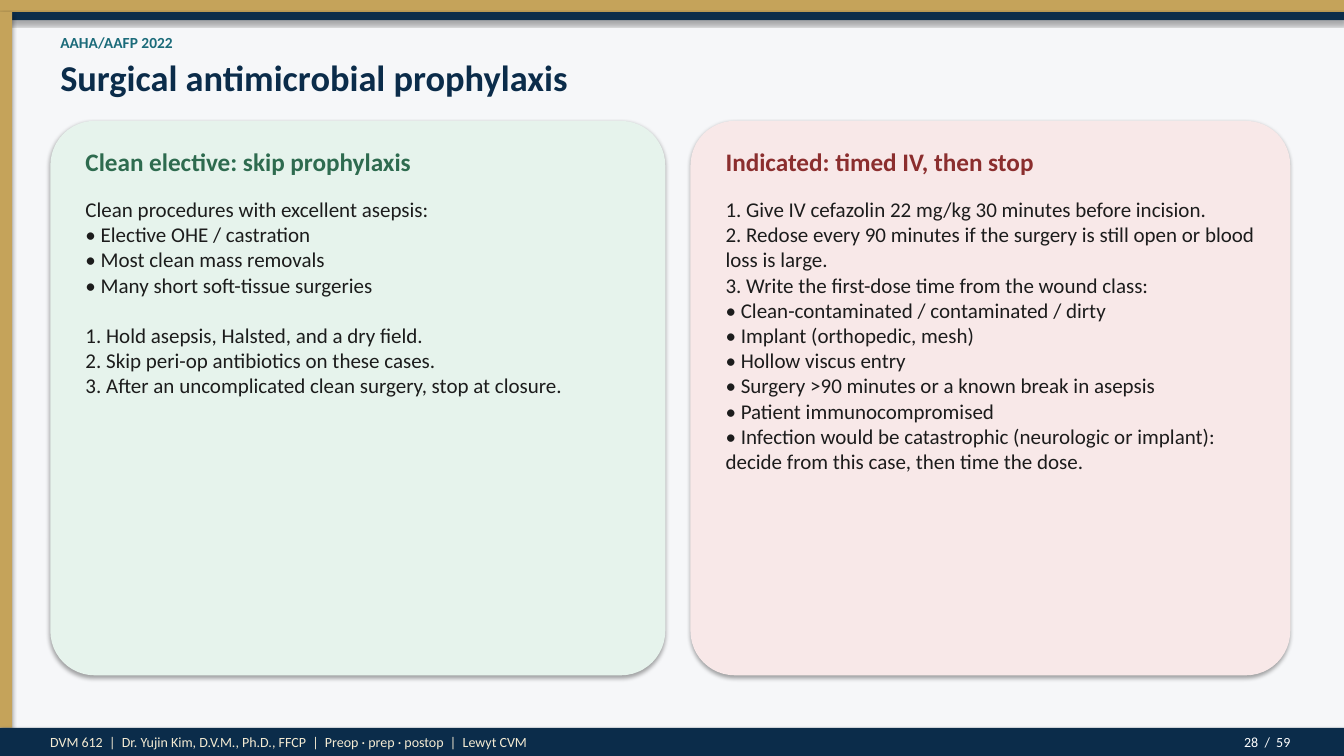
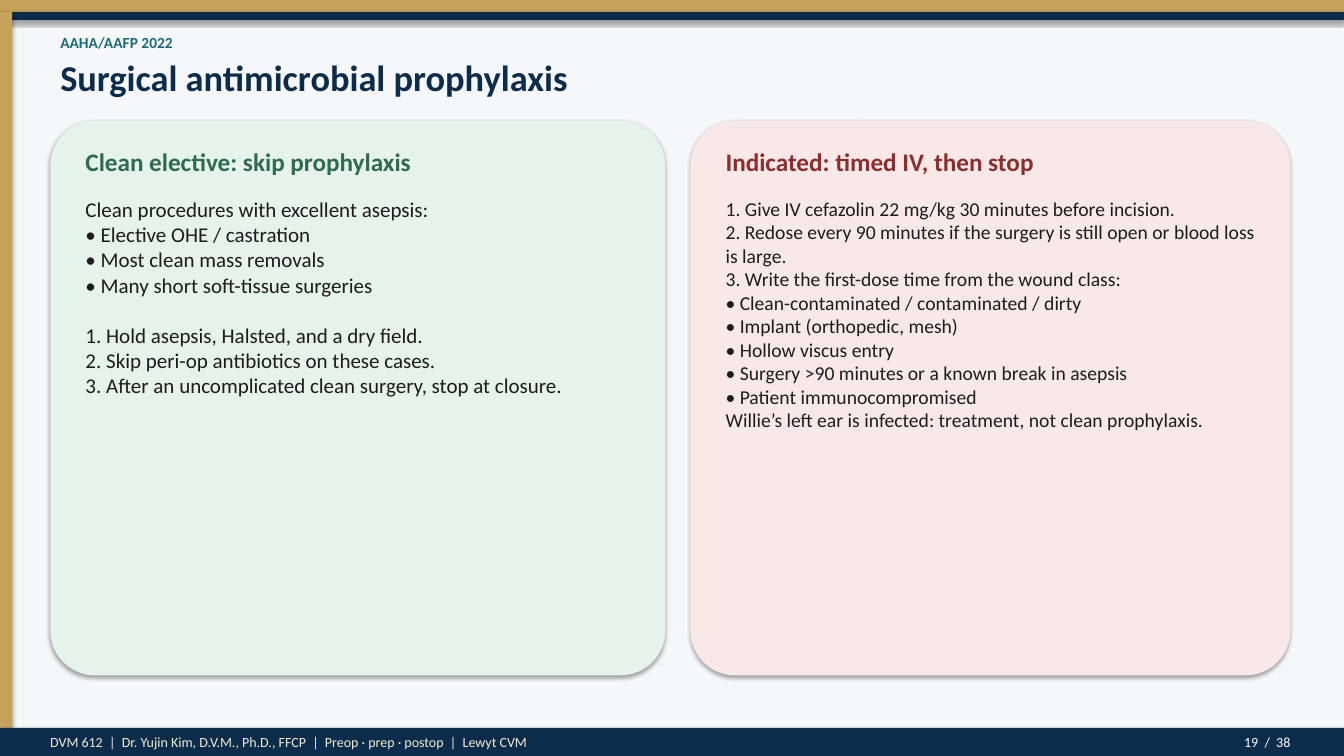
Before and after one commit to drkimvet/happycare, a slide deck: slide 19 of lectures/DVM-612_Week4_Preop_PatientPrep_Postop.pptx (slide 28 before the commit). Drawn at 1344x756 pixels with LibreOffice and Linux fonts; fonts in the diff are those of the drawing. Boxes give left, top, right and bottom in pixels: in the first picture for what was removed or moved away, otherwise in the second. Text is boxed around its words. In the diff, an @@ line names an element or a change of style, - is before the commit and + after.

```diff
--- a/lectures/DVM-612_Week4_Preop_PatientPrep_Postop.pptx
+++ b/lectures/DVM-612_Week4_Preop_PatientPrep_Postop.pptx
@@ text at (726, 202, 1254, 430): text changed; size 15 to 14 pt @@
-1. Give IV cefazolin 22 mg/kg 30 minutes before incision.
-2. Redose every 90 minutes if the surgery is still open or blood loss is large.
-3. Write the first-dose time from the wound class:
-• Clean-contaminated / contaminated / dirty
-• Implant (orthopedic, mesh)
-• Hollow viscus entry
-• Surgery >90 minutes or a known break in asepsis
-• Patient immunocompromised
-• Infection would be catastrophic (neurologic or implant): decide from this case, then time the dose.
+1. Give IV cefazolin 22 mg/kg 30 minutes before incision.
+2. Redose every 90 minutes if the surgery is still open or blood loss is large.
+3. Write the first-dose time from the wound class:
+• Clean-contaminated / contaminated / dirty
+• Implant (orthopedic, mesh)
+• Hollow viscus entry
+• Surgery >90 minutes or a known break in asepsis
+• Patient immunocompromised
+Willie’s left ear is infected: treatment, not clean prophylaxis.
@@ text at (1244, 737, 1290, 747): text changed @@
-28 / 59
+19 / 38
```
Also in this commit, not shown: 37 other slides changed, 21 slides removed, 2 other files.
